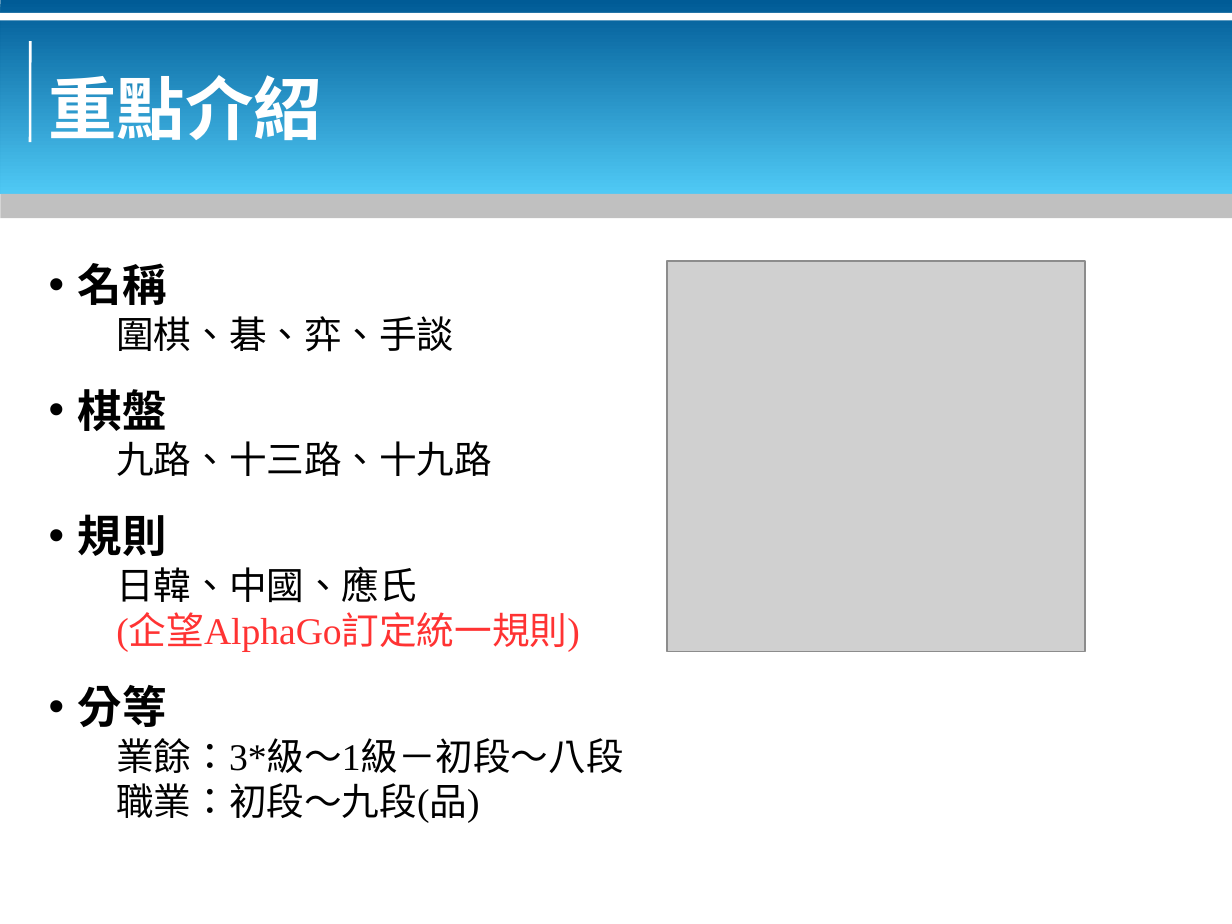
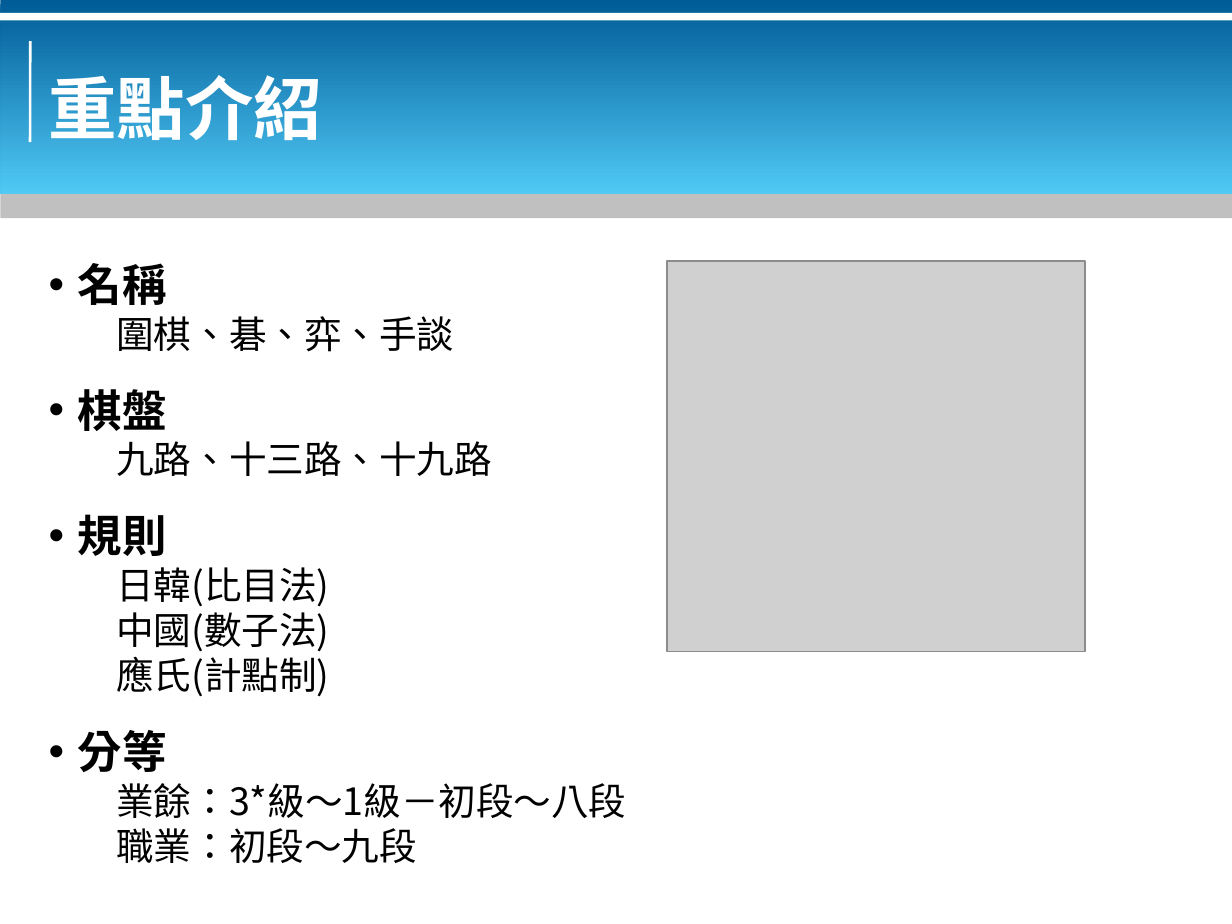
Before and after one commit to bluebat/.presentations, a slide deck: slide 3 of go-doorway.odp. Drawn at 1232x924 pixels with LibreOffice and Linux fonts; fonts in the diff are those of the drawing; grey boxes stand for pictures; background and template pictures are left out. Boxes give left, top, right and bottom in pixels: in the first picture for what was removed or moved away, otherwise in the second. Text is boxed around its words. In the diff, an @@ line names an element or a change of style, - is before the commit and + after.

```diff
--- a/go-doorway.odp
+++ b/go-doorway.odp
@@ text at bbox=[78, 263, 626, 818]: font Times New Roman to Noto Sans CJK SC in "名稱", "圍棋、碁、弈、手談", "棋盤", "九路、十三路、十九路" and 3 more places @@
@@ text at bbox=[116, 567, 329, 697]: text changed; font Times New Roman to Noto Sans CJK SC; text colour #FF3333 to #000000 @@
-日韓、中國、應氏
-(企望AlphaGo訂定統一規則)
+日韓(比目法)
+中國(數子法)
+應氏(計點制)
@@ text at bbox=[116, 828, 417, 863]: text changed; font Times New Roman to Noto Sans CJK SC @@
-職業：初段～九段(品)
+職業：初段～九段
```
Also in this commit, not shown: 5 other slides changed, 2 other files.
